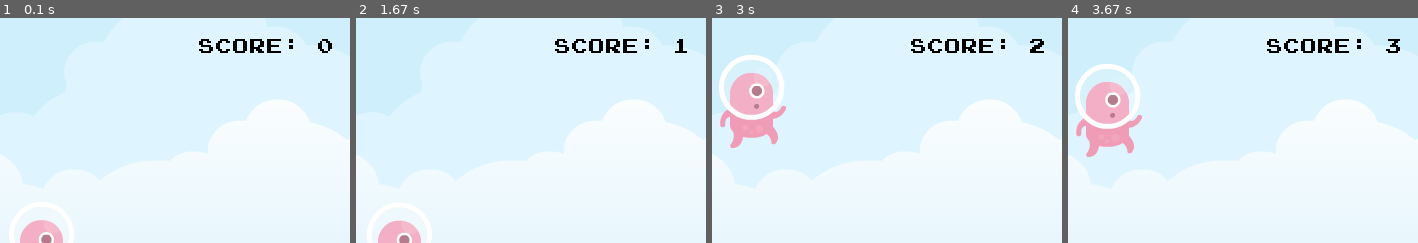
Above: before the commit, frames 1-4 (left to right).
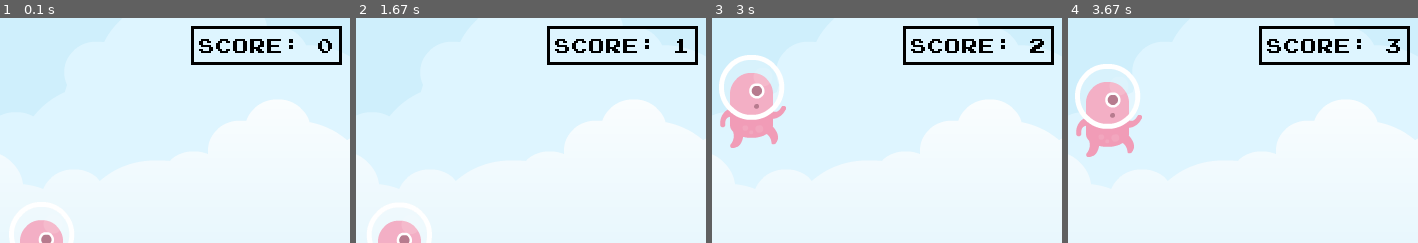
Above: after the commit, the same moments.

Repository: jakubvod/pygame_game
Game: pygame game, started from running_man.py
The game is run twice, just before and just after one commit, with the same random seed, the same clock (stepped at 60 frames per second) and the same inputs.
Inputs:
- Up to frame 1 (0.1 s): no input
- Up to frame 2 (1.67 s): tap Space at 0.33, 0.73, 1.03, 1.23, 1.57 s
- Up to frame 3 (3 s): tap Space at 1.87, 2.07, 2.37, 2.63, 2.97 s
- Up to frame 4 (3.67 s): tap Space at 3.27, 3.4 s
The pictures show only the part of the screen within x 12-62%, y 5-55%; the shares and areas given below are measured in that part.

The runs differ from the first frame. In frame 1, 1.4% of the frame differs, in the area x 54-98%, y 3-21%; in frame 2, 1.4%; in frame 3, 1.4%; in frame 4, 1.4%.

Commit message:
updated README + score outline

Diff:
--- a/running_man.py
+++ b/running_man.py
@@ -42,10 +42,16 @@
 
 
 def display_score():
+    # Score
     time = int((pygame.time.get_ticks() - start_time) / 1000)
     surf = font.render(f"Score: {time}", False, (0, 0, 0))
     rect = surf.get_rect(center = (350, 50))
     screen.blit(surf, rect)
+
+    # Outline
+    outline = rect.inflate(15, 15)
+    pygame.draw.rect(screen, (0, 0, 0), outline, 3)
+
     return time
 
 
Not shown, changed: README.md
